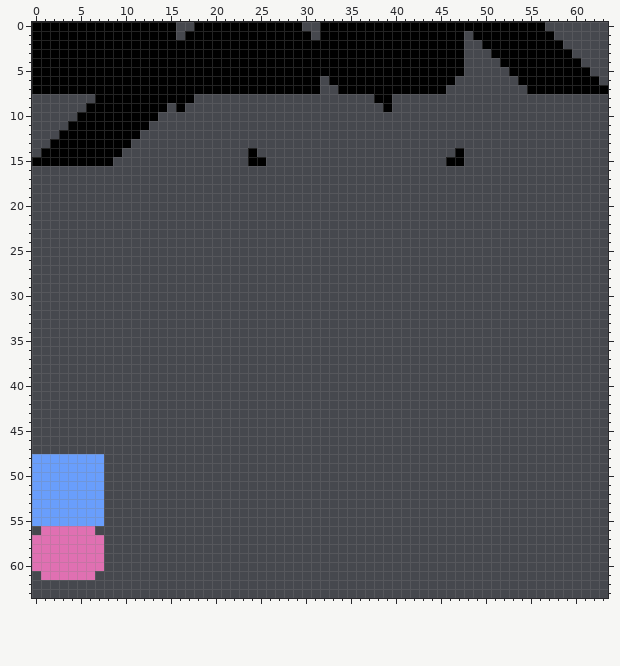
File history of a pixel-art file, game/assets/spritesheet.aseprite. This is how it looked before the edit.
64x64 pixels, 1 frame.
The result:
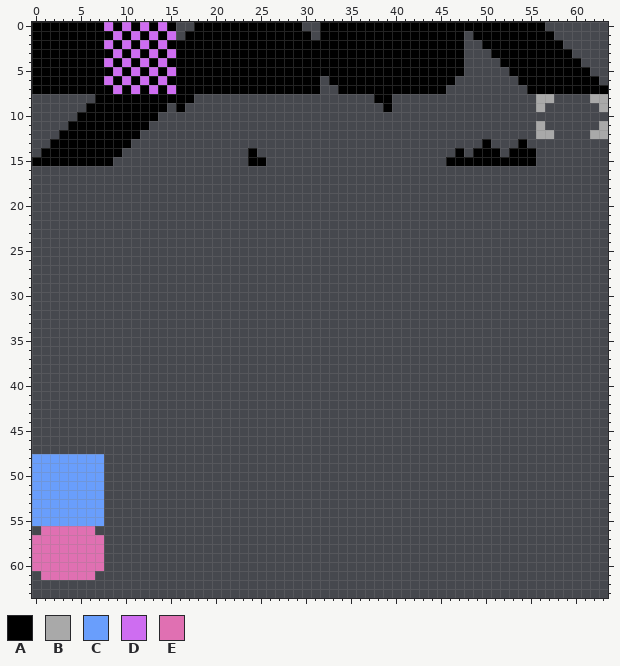
Palette (. is transparent): A #000000  B #a9a9a9  C #699efc  D #ce6df1  E #e070b2
From old to new:
@@ x 0..63 @@
- 0 AAAAAAAAAAAAAAAA..AAAAAAAAAAAA..AAAAAAAAAAAAAAAAAAAAAAAAA.......
- 1 AAAAAAAAAAAAAAAA.AAAAAAAAAAAAAA.AAAAAAAAAAAAAAAA.AAAAAAAAA......
- 2 AAAAAAAAAAAAAAAAAAAAAAAAAAAAAAAAAAAAAAAAAAAAAAAA..AAAAAAAAA.....
- 3 AAAAAAAAAAAAAAAAAAAAAAAAAAAAAAAAAAAAAAAAAAAAAAAA...AAAAAAAAA....
- 4 AAAAAAAAAAAAAAAAAAAAAAAAAAAAAAAAAAAAAAAAAAAAAAAA....AAAAAAAAA...
- 5 AAAAAAAAAAAAAAAAAAAAAAAAAAAAAAAAAAAAAAAAAAAAAAAA.....AAAAAAAAA..
- 6 AAAAAAAAAAAAAAAAAAAAAAAAAAAAAAAA.AAAAAAAAAAAAAA.......AAAAAAAAA.
- 7 AAAAAAAAAAAAAAAAAAAAAAAAAAAAAAAA..AAAAAAAAAAAA.........AAAAAAAAA
- 8 .......AAAAAAAAAAA....................AA........................
- 9 ......AAAAAAAAA.A......................A........................
+ 0 AAAAAAAADADADADA..AAAAAAAAAAAA..AAAAAAAAAAAAAAAAAAAAAAAAA.......
+ 1 AAAAAAAAADADADAD.AAAAAAAAAAAAAA.AAAAAAAAAAAAAAAA.AAAAAAAAA......
+ 2 AAAAAAAADADADADAAAAAAAAAAAAAAAAAAAAAAAAAAAAAAAAA..AAAAAAAAA.....
+ 3 AAAAAAAAADADADADAAAAAAAAAAAAAAAAAAAAAAAAAAAAAAAA...AAAAAAAAA....
+ 4 AAAAAAAADADADADAAAAAAAAAAAAAAAAAAAAAAAAAAAAAAAAA....AAAAAAAAA...
+ 5 AAAAAAAAADADADADAAAAAAAAAAAAAAAAAAAAAAAAAAAAAAAA.....AAAAAAAAA..
+ 6 AAAAAAAADADADADAAAAAAAAAAAAAAAAA.AAAAAAAAAAAAAA.......AAAAAAAAA.
+ 7 AAAAAAAAADADADADAAAAAAAAAAAAAAAA..AAAAAAAAAAAA.........AAAAAAAAA
+ 8 .......AAAAAAAAAAA....................AA................BB....BB
+ 9 ......AAAAAAAAA.A......................A................B......B
 10 .....AAAAAAAAA..................................................
-11 ....AAAAAAAAA...................................................
-12 ...AAAAAAAAA....................................................
-13 ..AAAAAAAAA.....................................................
-14 .AAAAAAAAA..............A......................A................
-15 AAAAAAAAA...............AA....................AA................
+11 ....AAAAAAAAA...........................................B......B
+12 ...AAAAAAAAA............................................BB....BB
+13 ..AAAAAAAAA.......................................A...A.........
+14 .AAAAAAAAA..............A......................A.AAA.AAA........
+15 AAAAAAAAA...............AA....................AAAAAAAAAA........
 16 ................................................................
Changed places in both pictures, as pixel boxes (x1, y1, x2, y2):
changed: (104, 22, 176, 94)
added: (464, 94, 608, 166)
